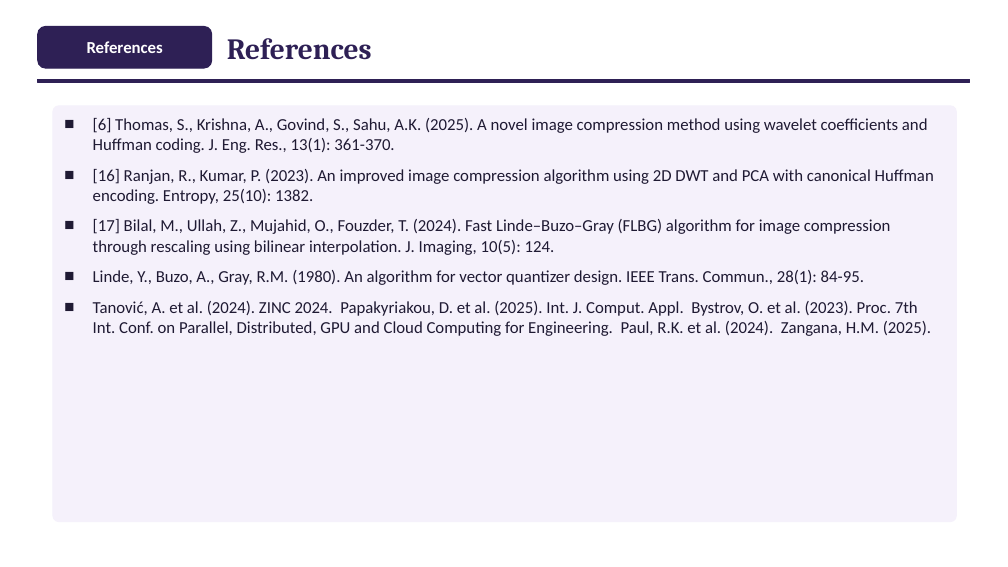
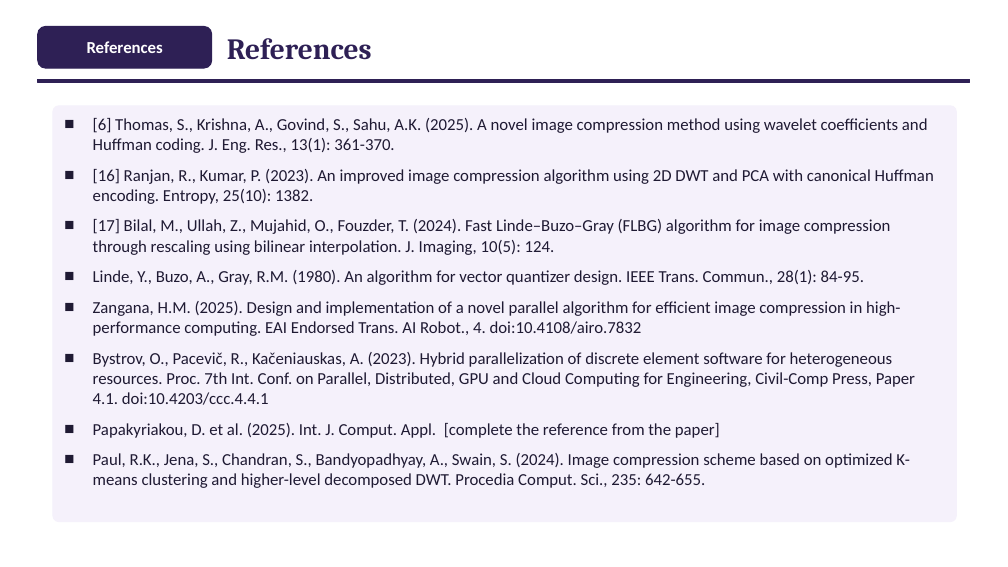
Before and after one commit to ibtihal-cpu/mihk, a slide deck: slide 33 of results/seminar/figs/Seminar_Ibtihal_FINAL.pptx. Drawn at 1008x567 pixels with LibreOffice and Linux fonts; fonts in the diff are those of the drawing. Boxes give left, top, right and bottom in pixels: in the first picture for what was removed or moved away, otherwise in the second. Text is boxed around its words. In the diff, an @@ line names an element or a change of style, - is before the commit and + after.

```diff
--- a/results/seminar/figs/Seminar_Ibtihal_FINAL.pptx
+++ b/results/seminar/figs/Seminar_Ibtihal_FINAL.pptx
@@ text at <box>93,301,915,488</box>: text changed @@
-■ Tanović, A. et al. (2024). ZINC 2024. Papakyriakou, D. et al. (2025). Int. J. Comput. Appl. Bystrov, O. et al. (2023). Proc. 7th Int. Conf. on Parallel, Distributed, GPU and Cloud Computing for Engineering. Paul, R.K. et al. (2024). Zangana, H.M. (2025).
+■ Zangana, H.M. (2025). Design and implementation of a novel parallel algorithm for efficient image compression in high-performance computing. EAI Endorsed Trans. AI Robot., 4. doi:10.4108/airo.7832
+■ Bystrov, O., Pacevič, R., Kačeniauskas, A. (2023). Hybrid parallelization of discrete element software for heterogeneous resources. Proc. 7th Int. Conf. on Parallel, Distributed, GPU and Cloud Computing for Engineering, Civil-Comp Press, Paper 4.1. doi:10.4203/ccc.4.4.1
+■ Papakyriakou, D. et al. (2025). Int. J. Comput. Appl. [complete the reference from the paper]
+■ Paul, R.K., Jena, S., Chandran, S., Bandyopadhyay, A., Swain, S. (2024). Image compression scheme based on optimized K-means clustering and higher-level decomposed DWT. Procedia Comput. Sci., 235: 642-655.
```
Also in this commit, not shown: 1 other slide changed, 2 other files.
